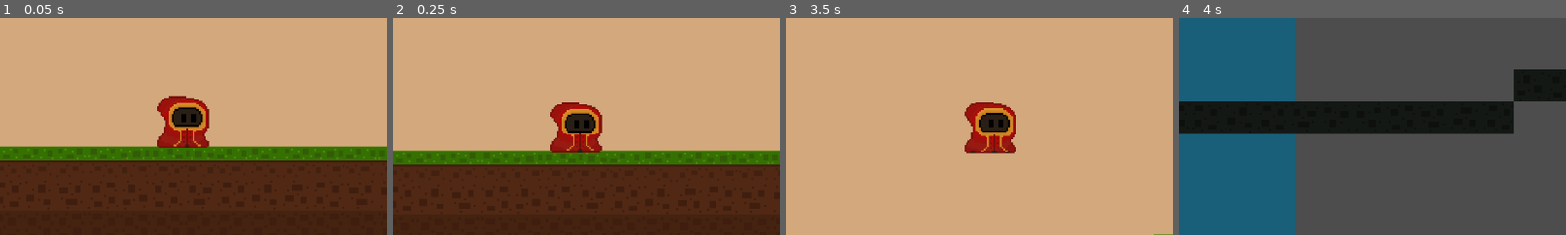
Above: before the commit, frames 1-4 (left to right).
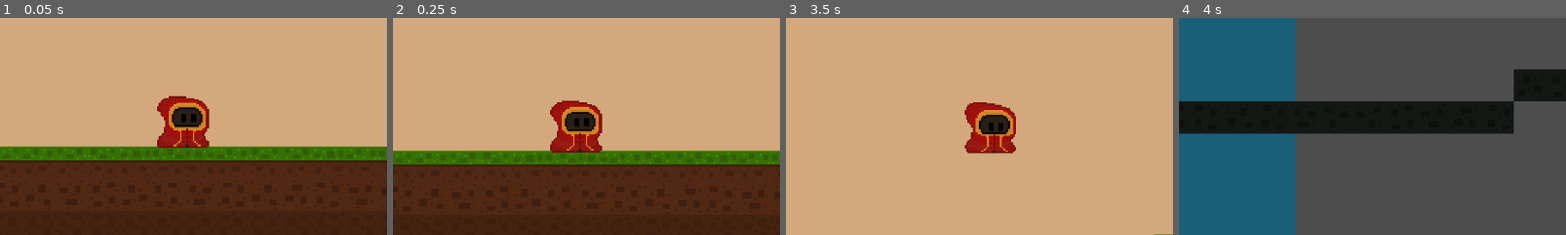
Above: after the commit, the same moments.

Repository: TNTree531/it_takes_heart
Game: Godot game, scene res://Scenes/main.tscn
The game is run twice, just before and just after one commit, with the same random seed, the same clock (stepped at 60 frames per second) and the same inputs. The engine's default icon, where the game draws it, is replaced by a stand-in: a white triangle on a blue panel in a dark square.
Inputs (mouse positions are % of the whole screen's width and height, from its top left):
- Up to frame 1 (0.05 s): no input
- Up to frame 2 (0.25 s): no input
- Up to frame 3 (3.5 s): tap Enter (ui_accept) at 0.5, 0.77, 1.52, 3.02 s; move the mouse to (72, 45) at 0.52 s; hold D (right) 0.53-2.03 s; click (72, 45) at 0.6 s; move the mouse to (30, 55) at 1.27 s; tap Ctrl (last) at 1.35 s; move the mouse to (60, 28) at 2.02 s; hold A (left) 2.03-2.78 s; tap Shift (next) at 2.1 s; move the mouse to (45, 70) at 2.77 s; hold D (right) from 2.78 s (still down); click (45, 70) at 2.85 s
- Up to frame 4 (4 s): keep holding D (right); move the mouse to (80, 65) at 3.52 s; tap Ctrl (last) at 3.6 s; tap Enter (ui_accept) at 3.77 s
The pictures show only the part of the screen within x 26-76%, y 25-75%; the shares and areas given below are measured in that part.

Frame 1 is identical in both runs. In frame 2, 0.7% of the frame differs, in the area x 40-55%, y 37-54%; in frame 3, 0.6%; in frame 4, nothing differs.

Commit message:
added player fall

Diff:
--- a/Scenes/main.tscn
+++ b/Scenes/main.tscn
@@ -738,7 +738,7 @@
 node_b = NodePath("..")
 
 [node name="Clover_4" type="Node2D" parent="Forest_Floor/clovers"]
-position = Vector2(-477, -2207)
+position = Vector2(-445, -2207)
 
 [node name="RigidBody2D" type="RigidBody2D" parent="Forest_Floor/clovers/Clover_4"]
 collision_layer = 130
--- a/Scenes/red_guy.tscn
+++ b/Scenes/red_guy.tscn
@@ -11,6 +11,14 @@
 [sub_resource type="AtlasTexture" id="AtlasTexture_s6f6p"]
 atlas = ExtResource("2_hqknk")
 region = Rect2(64, 0, 64, 64)
+
+[sub_resource type="AtlasTexture" id="AtlasTexture_3spii"]
+atlas = ExtResource("2_hqknk")
+region = Rect2(256, 0, 64, 64)
+
+[sub_resource type="AtlasTexture" id="AtlasTexture_0dv8c"]
+atlas = ExtResource("2_hqknk")
+region = Rect2(256, 64, 64, 64)
 
 [sub_resource type="AtlasTexture" id="AtlasTexture_w5g1h"]
 atlas = ExtResource("2_hqknk")
@@ -48,6 +56,17 @@
 "loop": true,
 "name": &"Idle",
 "speed": 2.0
+}, {
+"frames": [{
+"duration": 1.0,
+"texture": SubResource("AtlasTexture_3spii")
+}, {
+"duration": 1.0,
+"texture": SubResource("AtlasTexture_0dv8c")
+}],
+"loop": true,
+"name": &"fall",
+"speed": 6.0
 }, {
 "frames": [{
 "duration": 1.0,
@@ -108,7 +127,6 @@
 sprite_frames = SubResource("SpriteFrames_j87nt")
 animation = &"Idle"
 autoplay = "Idle"
-frame_progress = 0.554391
 
 [node name="heart" type="AnimatedSprite2D" parent="."]
 position = Vector2(0.499996, 1.5)
--- a/Scripts/red_guy.gd
+++ b/Scripts/red_guy.gd
@@ -62,6 +62,8 @@
 func handle_animation():
 	if velocity.y < 0:
 		$AnimatedSprite2D.play("jump")
+	elif velocity.y > 0:
+		$AnimatedSprite2D.play("fall")
 	elif velocity.x > 0:
 		$AnimatedSprite2D.play("run")
 		$AnimatedSprite2D.flip_h = false
Binary file changed: Art/player_tile_sheet@2x.png
Not shown: 1 places in Scenes/red_guy.tscn that only renumber resources
